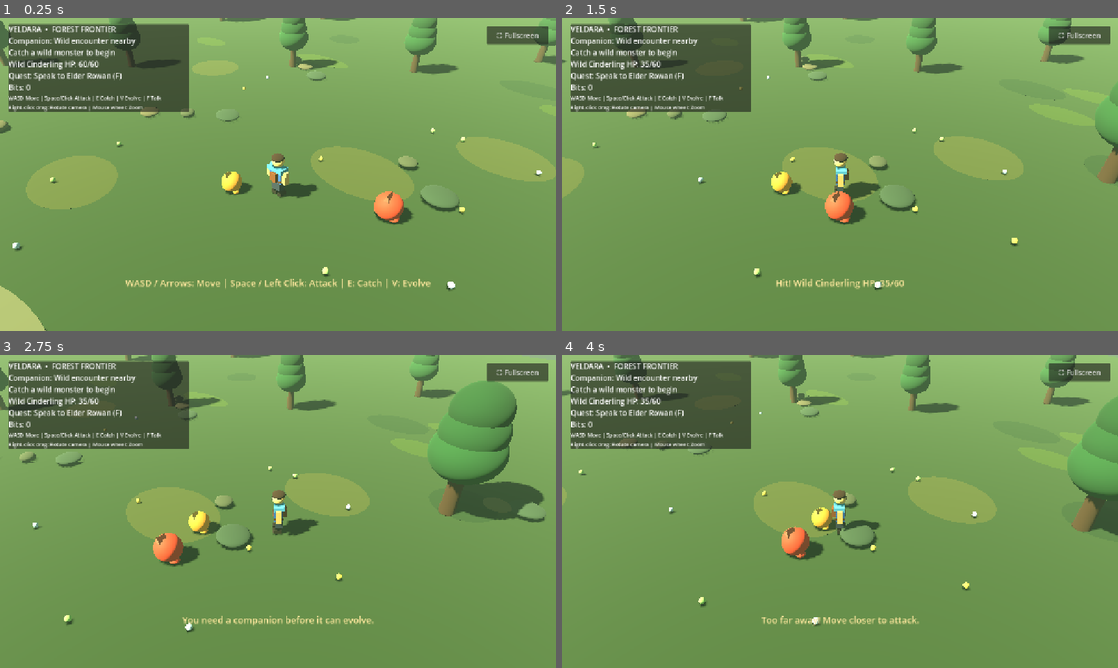
Above: before the commit, frames 1-4 (two rows, left to right).
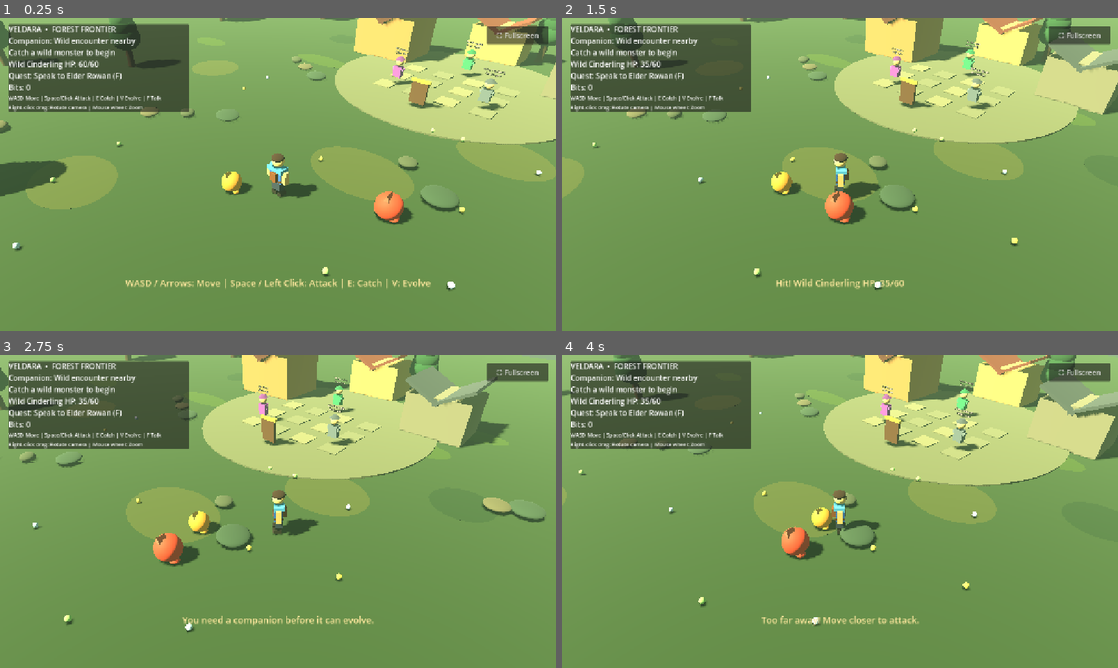
Above: after the commit, the same moments.

Repository: napathjailha-lgtm/Veldara
Game: Godot game, scene res://scenes/main.tscn
Same seed, same stepped clock (60 frames per second), same inputs: the game is played once before the commit and once after it.
Inputs (mouse positions are in pixels of both pictures, inside the frame that each line leads up to):
- Up to frame 1 (0.25 s): no input
- Up to frame 2 (1.5 s): tap Enter at 0.5 s; move the mouse to (962, 158) at 0.52 s; hold D (move_right) 0.53-1.25 s; hold Space (attack) 0.53-1.25 s; click (962, 158) at 0.67 s; drag from (728, 190) to (812, 237) at 1.27 s
- Up to frame 3 (2.75 s): move the mouse to (333, 442) at 2.02 s; hold D (move_right) from 2.03 s (still down); hold V (evolve_monster) from 2.03 s (still down)
- Up to frame 4 (4 s): release D (move_right) at 2.75 s; release V (evolve_monster) at 2.75 s; drag from (812, 574) to (673, 464) at 2.77 s; move the mouse to (1006, 558) at 3.52 s; hold A (move_left) from 3.53 s (still down); hold Space (attack) from 3.53 s (still down)

The runs differ from the first frame. In frame 1, 15% of the frame differs, in the area x 0-100%, y 0-100%; in frame 2, 16%; in frame 3, 19%, in the area x 27-98%, y 0-53%; in frame 4, 18%.

Commit message:
Place town and quest hub ahead of the starting area

Diff:
--- a/godot/scripts/main.gd
+++ b/godot/scripts/main.gd
@@ -220,7 +220,7 @@
 			var offset_x := sin(float(grid_x * 5 + grid_z)) * 1.0
 			var offset_z := cos(float(grid_z * 4 - grid_x)) * 1.0
 			var tree_pos := Vector3(float(grid_x) * 3.8 + offset_x, 0.0, float(grid_z) * 3.8 + offset_z)
-			if abs(tree_pos.x) < 12.0 and tree_pos.z > 7.0 and tree_pos.z < 27.0:
+			if abs(tree_pos.x) < 12.0 and tree_pos.z < -7.0 and tree_pos.z > -27.0:
 				continue
 			var tree_size := 2.4 + float(abs(grid_x * 3 + grid_z * 5) % 4) * 0.42
 			var leaf_tint: Color = [Color(0.13, 0.31, 0.18), Color(0.19, 0.39, 0.21), Color(0.24, 0.40, 0.19)][abs(grid_x + grid_z) % 3]
@@ -436,7 +436,7 @@
 	plaza_mat.albedo_color = Color(0.38, 0.39, 0.31)
 	plaza_mat.roughness = 1.0
 	plaza.material_override = plaza_mat
-	plaza.position = Vector3(0.0, 0.03, 17.0)
+	plaza.position = Vector3(0.0, 0.03, -17.0)
 	add_child(plaza)
 	for i in range(12):
 		var tile := MeshInstance3D.new()
@@ -446,17 +446,17 @@
 		var tile_mat := StandardMaterial3D.new()
 		tile_mat.albedo_color = Color(0.49, 0.47, 0.37) if i % 2 == 0 else Color(0.43, 0.43, 0.35)
 		tile.material_override = tile_mat
-		tile.position = Vector3(-3.3 + float(i % 4) * 2.2, 0.12, 14.0 + float(i / 4) * 2.2)
+		tile.position = Vector3(-3.3 + float(i % 4) * 2.2, 0.12, -14.0 - float(i / 4) * 2.2)
 		add_child(tile)
-	_add_town_house("ElderHall", Vector3(-7.0, 0.0, 21.0), Color(0.68, 0.48, 0.28), Color(0.36, 0.16, 0.12), 1.25)
-	_add_town_house("Smithy", Vector3(7.0, 0.0, 21.0), Color(0.48, 0.45, 0.39), Color(0.25, 0.28, 0.31), 1.0)
-	_add_town_house("Inn", Vector3(0.0, 0.0, 26.0), Color(0.72, 0.57, 0.35), Color(0.46, 0.20, 0.16), 1.0)
-	_add_npc("Elder Rowan", Vector3(-2.8, 0.0, 14.5), Color(0.60, 0.26, 0.68), "Quest Giver")
-	_add_npc("Mira the Smith", Vector3(3.0, 0.0, 14.5), Color(0.38, 0.42, 0.48), "Blacksmith")
-	_add_npc("Tavi the Guide", Vector3(0.0, 0.0, 19.5), Color(0.20, 0.58, 0.40), "Town Guide")
+	_add_town_house("ElderHall", Vector3(-7.0, 0.0, -21.0), Color(0.68, 0.48, 0.28), Color(0.36, 0.16, 0.12), 1.25)
+	_add_town_house("Smithy", Vector3(7.0, 0.0, -21.0), Color(0.48, 0.45, 0.39), Color(0.25, 0.28, 0.31), 1.0)
+	_add_town_house("Inn", Vector3(0.0, 0.0, -26.0), Color(0.72, 0.57, 0.35), Color(0.46, 0.20, 0.16), 1.0)
+	_add_npc("Elder Rowan", Vector3(-2.8, 0.0, -14.5), Color(0.60, 0.26, 0.68), "Quest Giver")
+	_add_npc("Mira the Smith", Vector3(3.0, 0.0, -14.5), Color(0.38, 0.42, 0.48), "Blacksmith")
+	_add_npc("Tavi the Guide", Vector3(0.0, 0.0, -19.5), Color(0.20, 0.58, 0.40), "Town Guide")
 	# Quest board with a bright marker.
-	_add_box_part(self, "QuestBoard", Vector3(1.0, 1.35, 0.16), Vector3(0.0, 1.0, 12.0), Color(0.34, 0.20, 0.10))
-	_add_box_part(self, "QuestBoardHeader", Vector3(1.18, 0.18, 0.20), Vector3(0.0, 1.72, 12.0), Color(0.88, 0.68, 0.24))
+	_add_box_part(self, "QuestBoard", Vector3(1.0, 1.35, 0.16), Vector3(0.0, 1.0, -12.0), Color(0.34, 0.20, 0.10))
+	_add_box_part(self, "QuestBoardHeader", Vector3(1.18, 0.18, 0.20), Vector3(0.0, 1.72, -12.0), Color(0.88, 0.68, 0.24))
 
 func _add_town_house(house_name: String, house_pos: Vector3, wall_color: Color, roof_color: Color, size_scale: float) -> void:
 	var house := Node3D.new()
